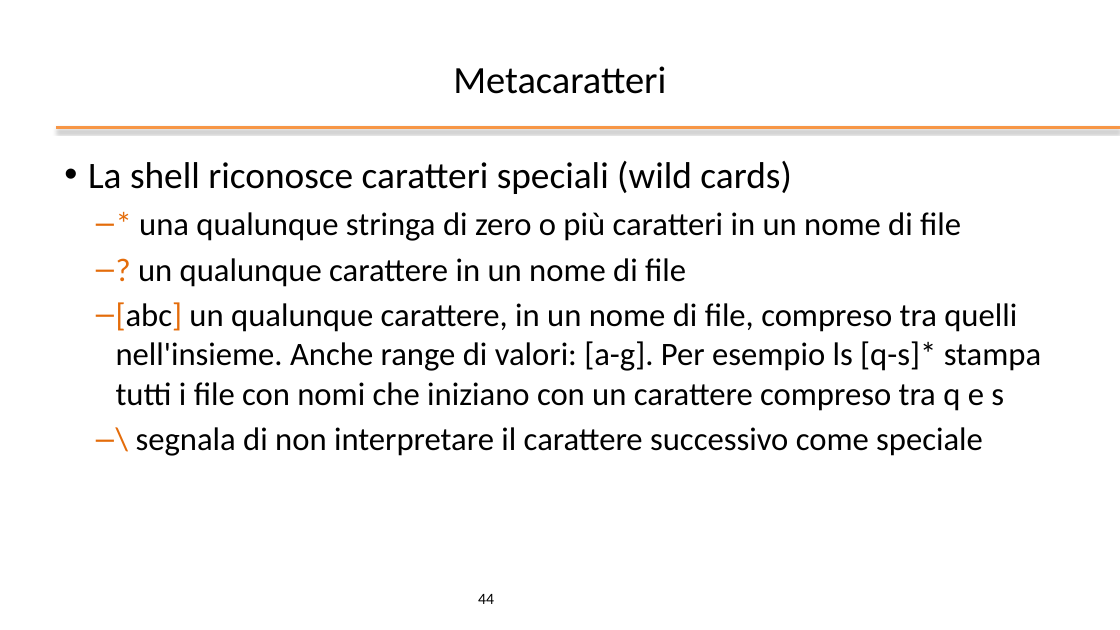
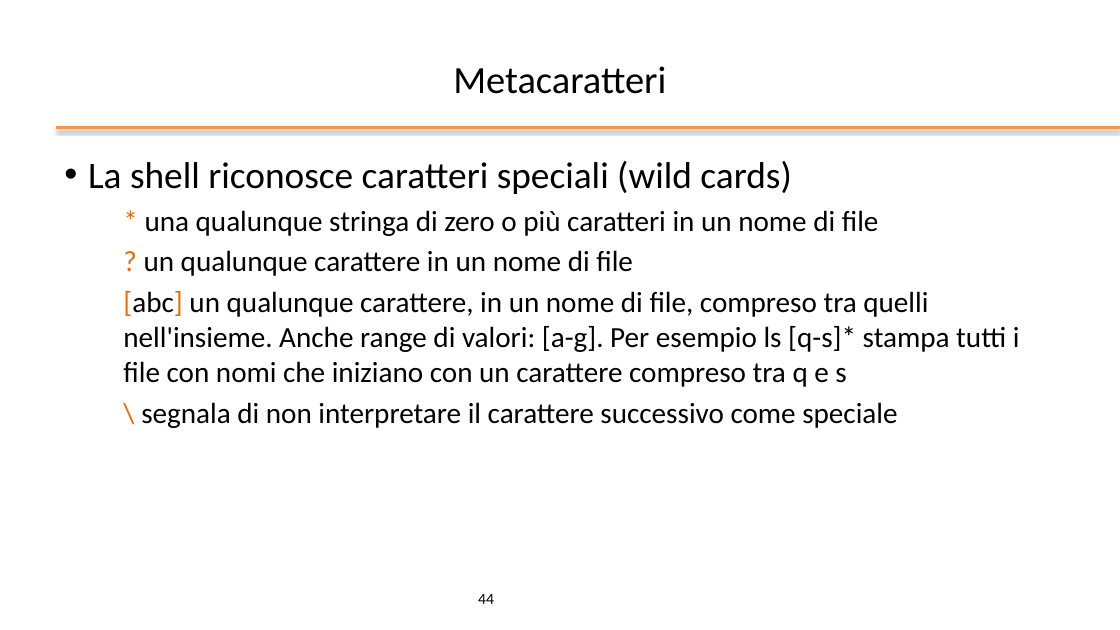
Before and after one commit to gabricatta7/operatingsystemsbsc, a slide deck: slide 44 of bash/slides/ppt/02 - Bash Shell.pptx. Drawn at 1120x630 pixels with LibreOffice and Linux fonts; fonts in the diff are those of the drawing; background and template pictures are left out. Boxes give left, top, right and bottom in pixels: in the first picture for what was removed or moved away, otherwise in the second. Text is boxed around its words. In the diff, an @@ line names an element or a change of style, - is before the commit and + after.

```diff
--- a/bash/slides/ppt/02 - Bash Shell.pptx
+++ b/bash/slides/ppt/02 - Bash Shell.pptx
@@ text at [123,210,1020,428]: size 28 to 25 pt in "* una qualunque stringa di zero o ...", "? un qualunque carattere in un nome ...", "[abc] un qualunque carattere, in un nome ...", "\ segnala di non interpretare il carattere ..."; bullet – to none; list level 2 to 3 in "* una qualunque stringa di ..."; list level 2 to 3 in "? un qualunque carattere in ..."; list level 2 to 3 in "[abc] un qualunque carattere, in ..."; list level 2 to 3 in "\ segnala di non interpretare ..." @@
```
Also in this commit, not shown: 9 other slides changed, 2 other files.
